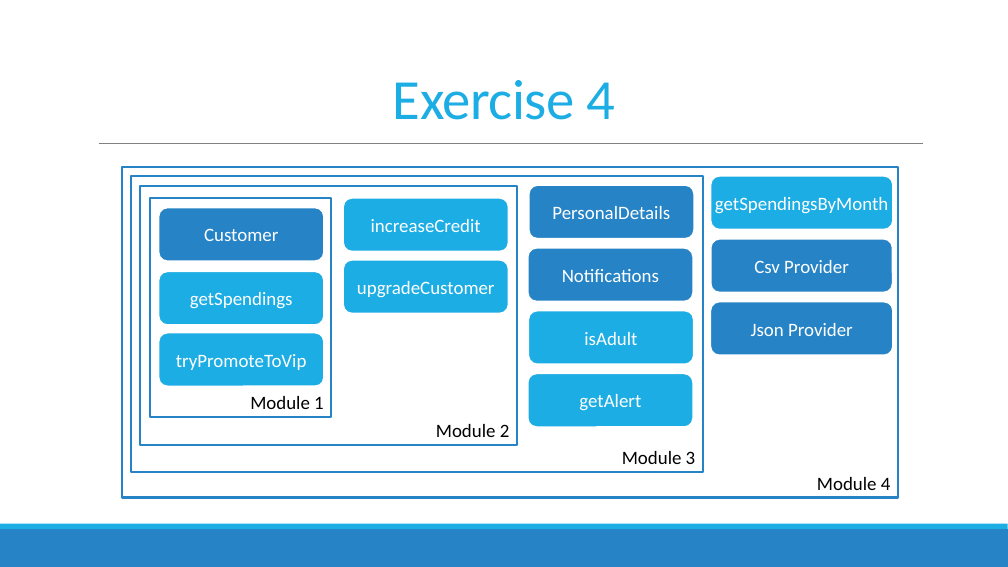
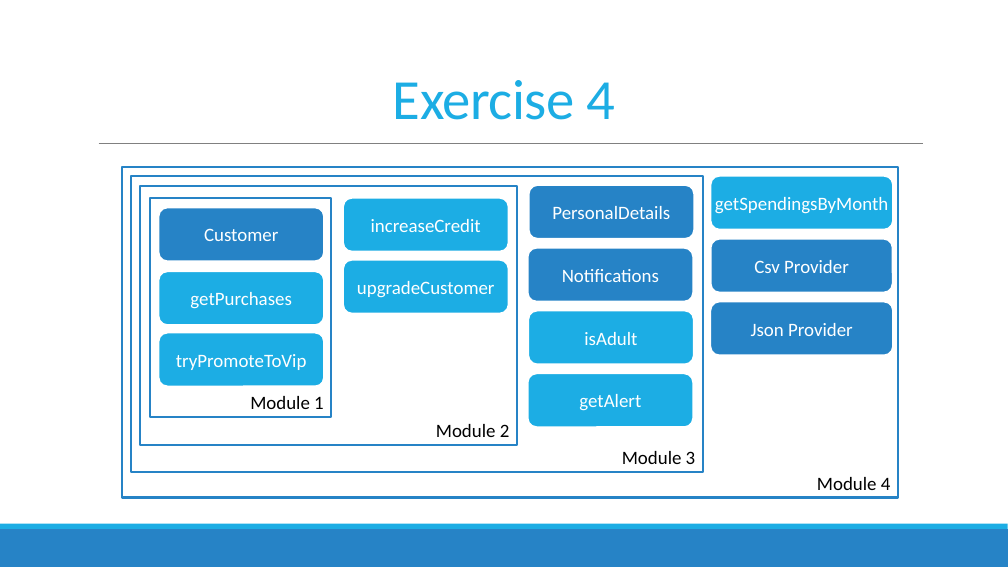
Before and after one commit to featuresnap/fsharpworkshop, a slide deck: slide 56 of FSharpWorkshop_Slides.pptx. Drawn at 1008x567 pixels with LibreOffice and Linux fonts; fonts in the diff are those of the drawing. Boxes give left, top, right and bottom in pixels: in the first picture for what was removed or moved away, otherwise in the second. Text is boxed around its words. In the diff, an @@ line names an element or a change of style, - is before the commit and + after.

Commit message:
Improved exercises for v3

```diff
--- a/FSharpWorkshop_Slides.pptx
+++ b/FSharpWorkshop_Slides.pptx
@@ text in rounded rectangle at box(190, 292, 291, 309): text changed @@
-getSpendings
+getPurchases
```
Also in this commit, not shown: 5 other slides changed, 18 other files.
